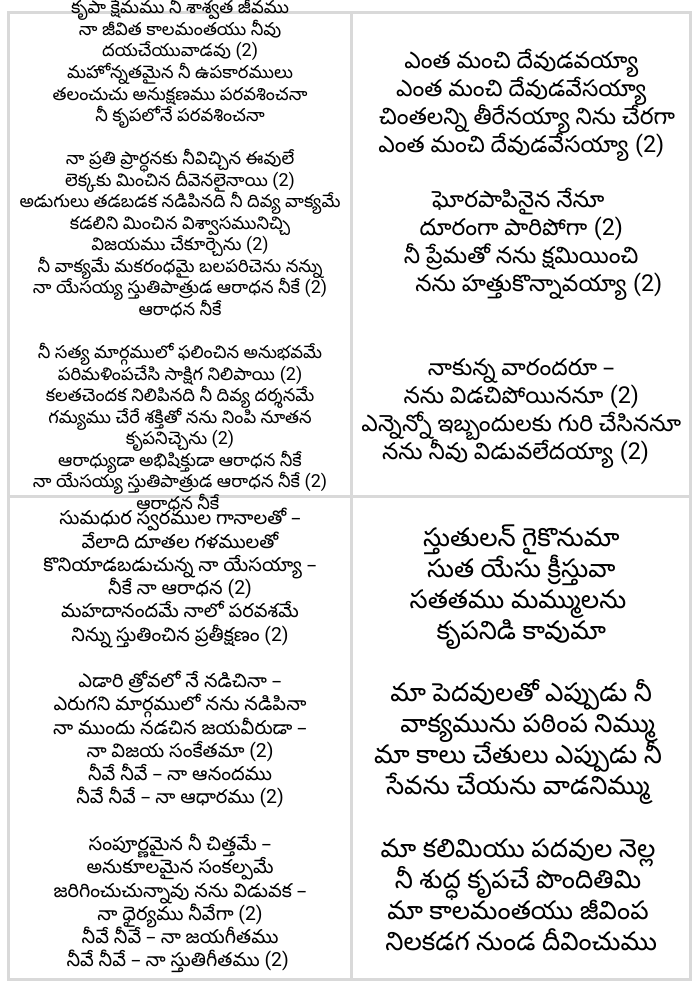
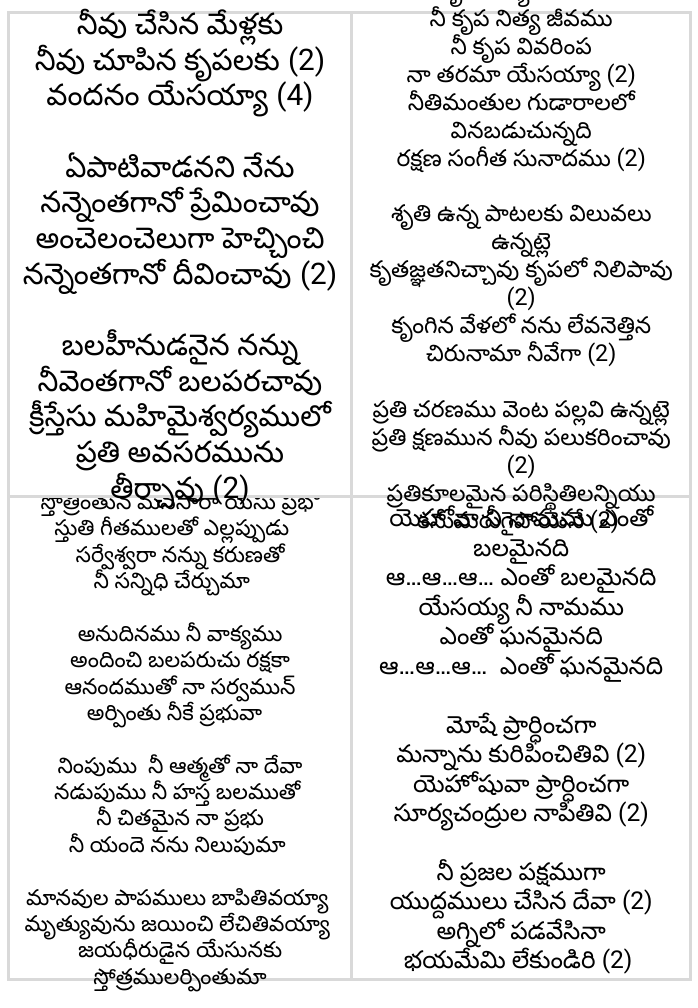
Before and after one commit to venu-webdev/songsDb, a slide deck: slide 1 of xerox.pptx. Drawn at 698x1008 pixels with LibreOffice and Linux fonts; fonts in the diff are those of the drawing. Boxes give left, top, right and bottom in pixels: in the first picture for what was removed or moved away, otherwise in the second. Text is boxed around its words. In the diff, an @@ line names an element or a change of style, - is before the commit and + after.

```diff
--- a/xerox.pptx
+++ b/xerox.pptx
@@ text in rectangle at box(23, 13, 337, 510): text changed; size 13.9 to 23 pt @@
-కృపా క్షేమము నీ శాశ్వత జీవము
-నా జీవిత కాలమంతయు నీవు దయచేయువాడవు (2)
-మహోన్నతమైన నీ ఉపకారములు
-తలంచుచు అనుక్షణము పరవశించనా
-నీ కృపలోనే పరవశించనా
-నా ప్రతి ప్రార్ధనకు నీవిచ్చిన ఈవులే
-లెక్కకు మించిన దీవెనలైనాయి (2)
-అడుగులు తడబడక నడిపినది నీ దివ్య వాక్యమే
-కడలిని మించిన విశ్వాసమునిచ్చి
-విజయము చేకూర్చెను (2)
-నీ వాక్యమే మకరంధమై బలపరిచెను నన్ను
-నా యేసయ్య స్తుతిపాత్రుడ ఆరాధన నీకే (2)
-ఆరాధన నీకే
-నీ సత్య మార్గములో ఫలించిన అనుభవమే
-పరిమళింపచేసి సాక్షిగ నిలిపాయి (2)
-కలతచెందక నిలిపినది నీ దివ్య దర్శనమే
-గమ్యము చేరే శక్తితో నను నింపి నూతన కృపనిచ్చెను (2)
-ఆరాధ్యుడా అభిషిక్తుడా ఆరాధన నీకే
-నా యేసయ్య స్తుతిపాత్రుడ ఆరాధన నీకే (2)
-ఆరాధన నీకే
+నీవు చేసిన మేళ్లకు
+నీవు చూపిన కృపలకు (2)
+వందనం యేసయ్యా (4)
+ఏపాటివాడనని నేను
+నన్నెంతగానో ప్రేమించావు
+అంచెలంచెలుగా హెచ్చించి
+నన్నెంతగానో దీవించావు (2)
+బలహీనుడనైన నన్ను
+నీవెంతగానో బలపరచావు
+క్రీస్తేసు మహిమైశ్వర్యములో
+ప్రతి అవసరమును తీర్చావు (2)
@@ text in rectangle at box(370, 9, 673, 511): text changed @@
-ఎంత మంచి దేవుడవయ్యా
-ఎంత మంచి దేవుడవేసయ్యా
-చింతలన్ని తీరేనయ్యా నిను చేరగా
-ఎంత మంచి దేవుడవేసయ్యా (2)
-ఘోరపాపినైన నేనూ
-దూరంగా పారిపోగా (2)
-నీ ప్రేమతో నను క్షమియించి
-నను హత్తుకొన్నావయ్యా (2)
-నాకున్న వారందరూ –
-నను విడచిపోయిననూ (2)
-ఎన్నెన్నో ఇబ్బందులకు గురి చేసిననూ
-నను నీవు విడువలేదయ్యా (2)
+నీ కృప నిత్యముండును
+నీ కృప నిత్య జీవము
+నీ కృప వివరింప
+నా తరమా యేసయ్యా (2)
+నీతిమంతుల గుడారాలలో వినబడుచున్నది
+రక్షణ సంగీత సునాదము (2)
+శృతి ఉన్న పాటలకు విలువలు ఉన్నట్లె
+కృతజ్ఞతనిచ్చావు కృపలో నిలిపావు (2)
+కృంగిన వేళలో నను లేవనెత్తిన
+చిరునామా నీవేగా (2)
+ప్రతి చరణము వెంట పల్లవి ఉన్నట్లె
+ప్రతి క్షణమున నీవు పలుకరించావు (2)
+ప్రతికూలమైన పరిస్థితిలన్నియు కనుమరుగైపోయెనే (2)
@@ text in rectangle at box(25, 493, 330, 992): text changed; size 15 to 17 pt @@
-సుమధుర స్వరముల గానాలతో –
-వేలాది దూతల గళములతో
-కొనియాడబడుచున్న నా యేసయ్యా –
-నీకే నా ఆరాధన (2)
-మహదానందమే నాలో పరవశమే
-నిన్ను స్తుతించిన ప్రతీక్షణం (2)
-ఎడారి త్రోవలో నే నడిచినా –
-ఎరుగని మార్గములో నను నడిపినా
-నా ముందు నడచిన జయవీరుడా –
-నా విజయ సంకేతమా (2)
-నీవే నీవే – నా ఆనందము
-నీవే నీవే – నా ఆధారము (2)
-సంపూర్ణమైన నీ చిత్తమే –
-అనుకూలమైన సంకల్పమే
-జరిగించుచున్నావు నను విడువక –
-నా ధైర్యము నీవేగా (2)
-నీవే నీవే – నా జయగీతము
-నీవే నీవే – నా స్తుతిగీతము (2)
+స్తోత్రింతున్ మనసారా యేసు ప్రభో
+స్తుతి గీతములతో ఎల్లప్పుడు
+సర్వేశ్వరా నన్ను కరుణతో
+నీ సన్నిధి చేర్చుమా
+అనుదినము నీ వాక్యము
+అందించి బలపరుచు రక్షకా
+ఆనందముతో నా సర్వమున్
+అర్పింతు నీకే ప్రభువా
+నింపుము నీ ఆత్మతో నా దేవా
+నడుపుము నీ హస్త బలముతో
+నీ చితమైన నా ప్రభు
+నీ యందె నను నిలుపుమా
+మానవుల పాపములు బాపితివయ్యా
+మృత్యువును జయించి లేచితివయ్యా
+జయధీరుడైన యేసునకు స్తోత్రములర్పింతుమా
@@ text in rectangle at box(379, 509, 664, 974): text changed; size 20 to 19 pt @@
-స్తుతులన్ గైకొనుమా
-సుత యేసు క్రీస్తువా
-సతతము మమ్ములను
-కృపనిడి కావుమా
-మా పెదవులతో ఎప్పుడు నీ
-వాక్యమును పఠింప నిమ్ము
-మా కాలు చేతులు ఎప్పుడు నీ
-సేవను చేయను వాడనిమ్ము
-మా కలిమియు పదవుల నెల్ల
-నీ శుద్ధ కృపచే పొందితిమి
-మా కాలమంతయు జీవింప
-నిలకడగ నుండ దీవించుము
+యెహోవా నీ నామము ఎంతో బలమైనది
+ఆ…ఆ…ఆ… ఎంతో బలమైనది
+యేసయ్య నీ నామము
+ఎంతో ఘనమైనది
+ఆ…ఆ…ఆ… ఎంతో ఘనమైనది
+మోషే ప్రార్ధించగా
+మన్నాను కురిపించితివి (2)
+యెహోషువా ప్రార్ధించగా
+సూర్యచంద్రుల నాపితివి (2)
+నీ ప్రజల పక్షముగా
+యుద్దములు చేసిన దేవా (2)
+అగ్నిలో పడవేసినా
+భయమేమి లేకుండిరి (2)
```
Also in this commit, not shown: 3 other files.
